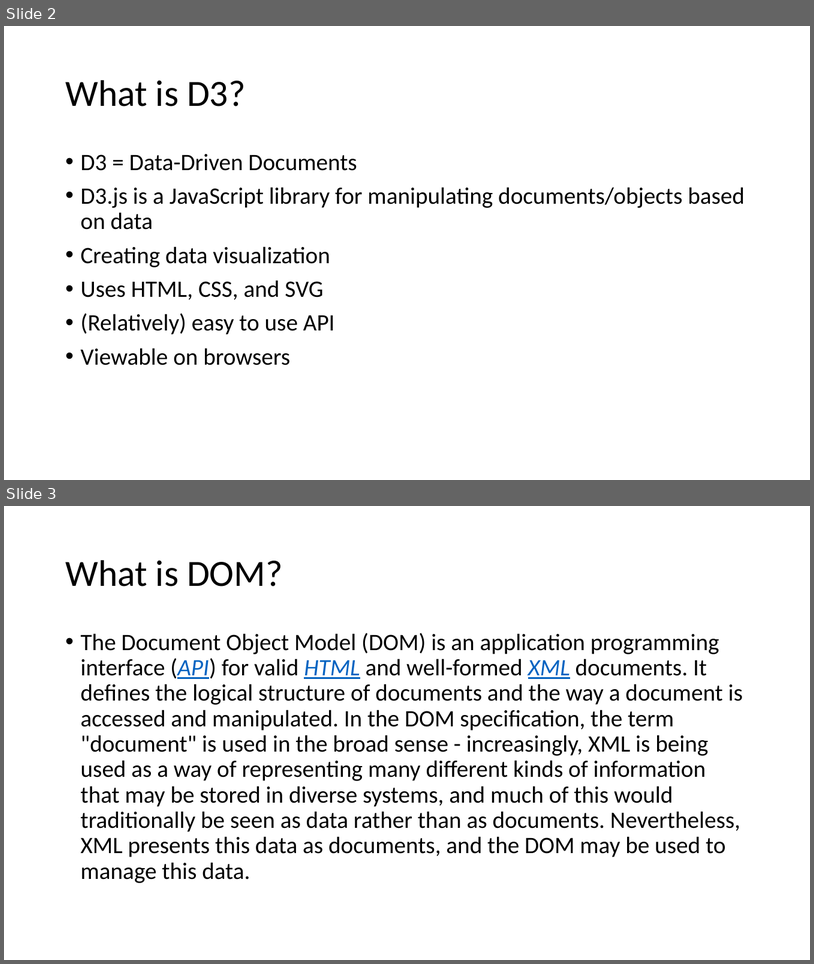
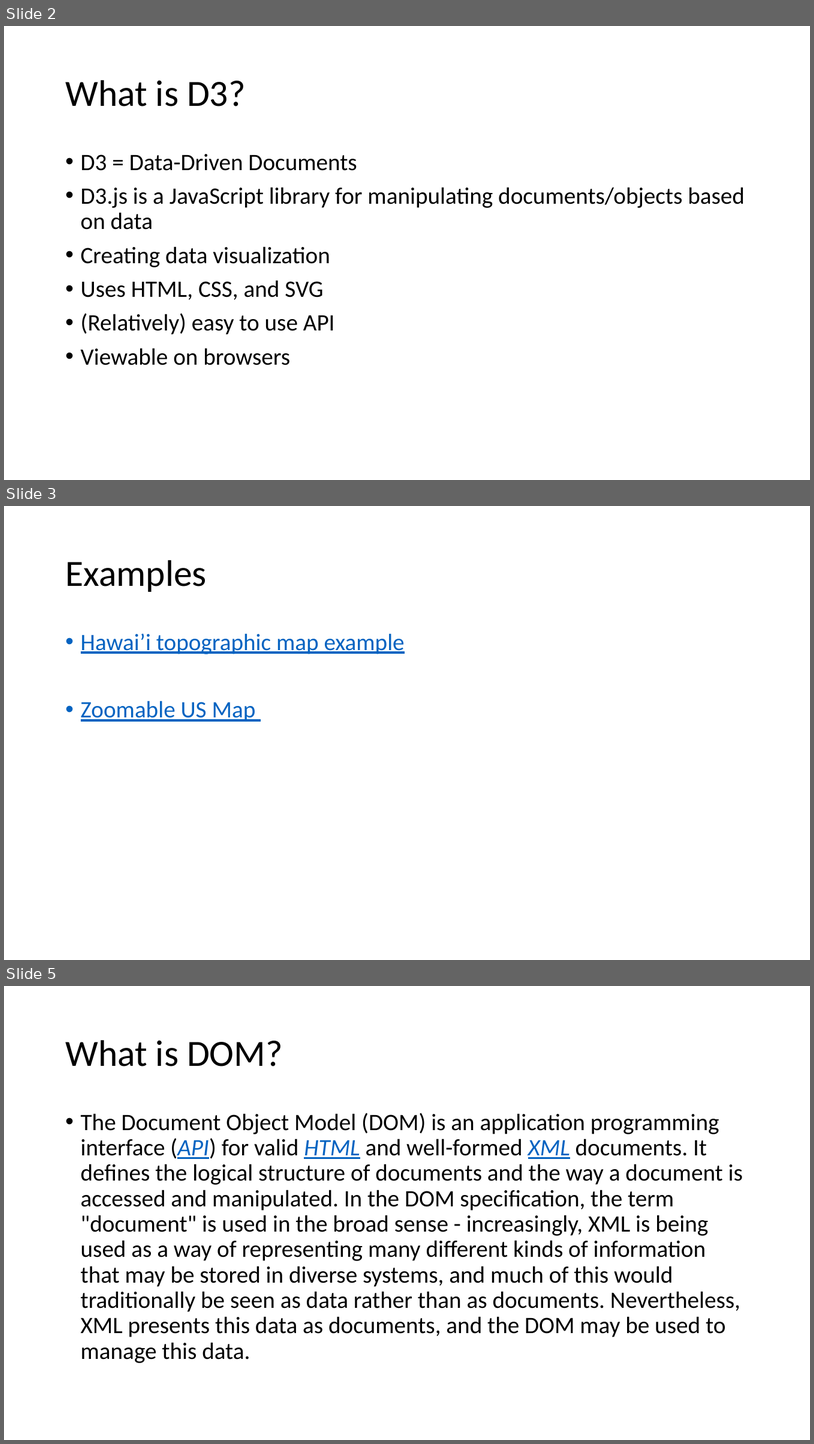
Before and after one commit to TakaUChicago/https-github.com-rcc-uchicago-workshop-IntroDataVisualization-2019Winter-D3, a slide deck: D32019Winter.pptx. Shown one above the other, each under a label of ours: slides 2 and 3 before the commit, slides 2, 3 and 5 after it; the slides between them are not shown. The pictures are 814x964 and 814x1444 pixels, drawn with LibreOffice and Linux fonts; fonts in the diff are those of the drawing. Boxes give left, top, right and bottom in pixels: in the first picture for what was removed or moved away, otherwise in the second. Text is boxed around its words. In the diff, an @@ line names an element or a change of style, - is before the commit and + after.

```diff
--- a/D32019Winter.pptx
+++ b/D32019Winter.pptx
@@ slide 3 added at box(4, 506, 810, 960), background #FFFFFF @@
@@ title added at box(65, 560, 206, 592), 44 pt, text #000000 @@
+Examples
@@ text added at box(81, 633, 405, 721), 28 pt, text #0563C1, underline @@
+• Hawai’i topographic map example
+• Zoomable US Map
@@ what was slide 3 is now slide 5 @@
```
Also in this commit, not shown: 2 other slides added, 1 slide removed.
